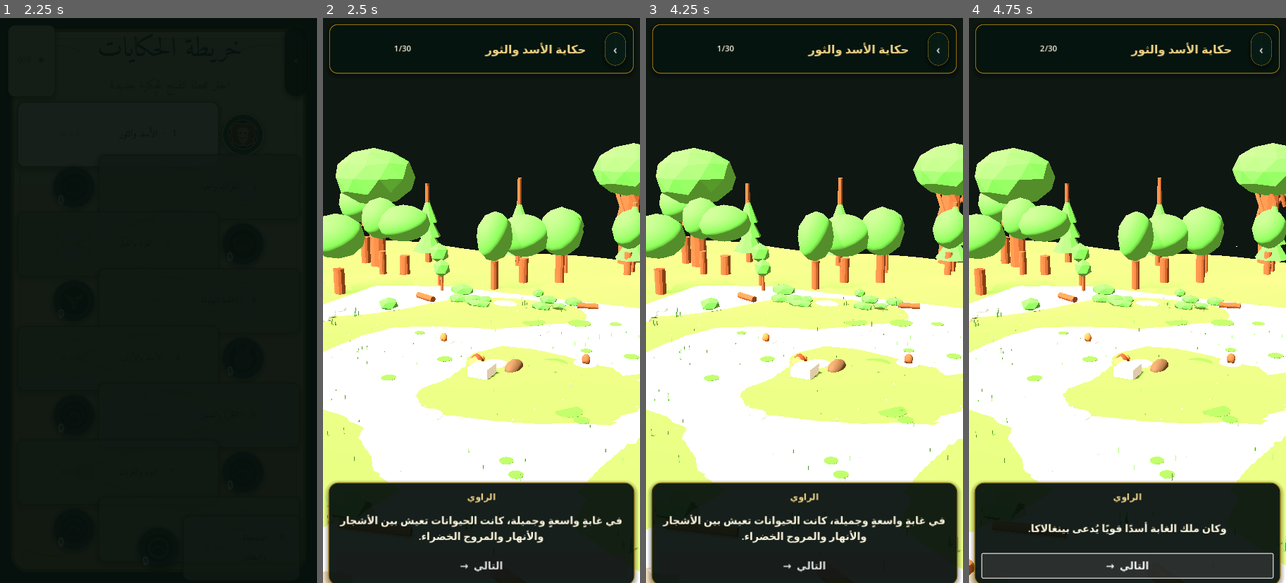
Above: before the commit, frames 1-4 (left to right).
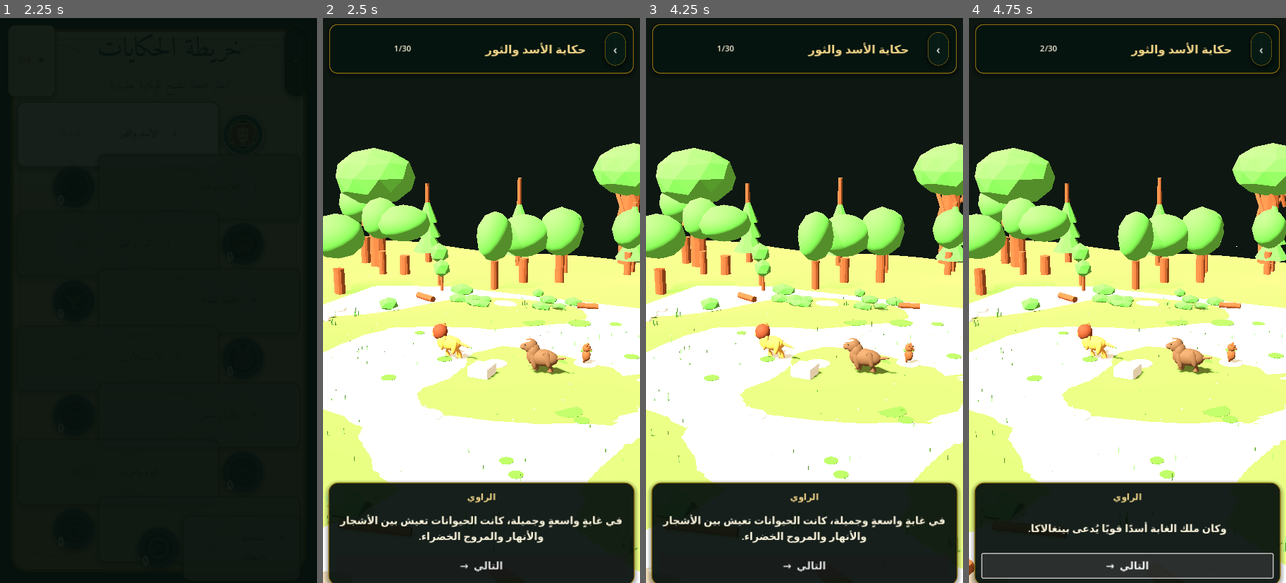
Above: after the commit, the same moments.

Repository: bdssmdkacem-dot/Kalila-Dimna
Game: Godot game, scene res://scenes/main_menu.tscn
Two runs of this game, one before a commit and one after it. Both use one fixed random seed, a clock stepped at 60 frames per second and the inputs below.
Inputs (mouse positions are in pixels of both pictures, inside the frame that each line leads up to):
- Up to frame 1 (2.25 s): click "⚙" at 0.5 s; click "▤" at 1.25 s; click (244, 136) at 2 s
- Up to frame 2 (2.5 s): no input
- Up to frame 3 (4.25 s): click "‹" at 2.75 s; click (890, 136) at 3.5 s
- Up to frame 4 (4.75 s): click "التالي →" at 4.25 s

Frame 1 is identical in both runs. In frame 2, 1.2% of the frame differs, in the area x 0-100%, y 28-98%; in frame 3, 1.3%, in the area x 0-100%, y 27-98%; in frame 4, 1.3%.

Commit message:
Add narration-driven character animation to Lion and Bull scene

Diff:
--- a/scenes/scene01_3d.gd
+++ b/scenes/scene01_3d.gd
@@ -26,6 +26,8 @@
 var startup_guard: CanvasLayer
 var startup_message: Label
 var startup_button: Button
+var animation_players: Array[AnimationPlayer] = []
+var active_character_tween: Tween
 
 func _ready() -> void:
 	_create_startup_guard()
@@ -44,6 +46,7 @@
 	if not camera_ready:
 		return
 	_build_overlay()
+	_cache_animation_players(glb_root)
 	if segments.is_empty():
 		dialogue_label.text = "تعذّر العثور على مقاطع هذه الحكاية."
 		next_button.text = "العودة إلى الخريطة"
@@ -221,6 +224,58 @@
 		"bull": return "الثور · سانجيفاكا"
 		_: return "الراوي"
 
+func _cache_animation_players(root: Node) -> void:
+	animation_players.clear()
+	for node in root.find_children("*", "AnimationPlayer", true, false):
+		var player := node as AnimationPlayer
+		if player:
+			animation_players.append(player)
+
+func _play_character_animation(seg: Dictionary) -> void:
+	if animation_players.is_empty():
+		return
+	var speaker := String(seg.get("speaker", "")).to_lower()
+	var scene_data: Dictionary = seg.get("scene", {})
+	var requested := String(scene_data.get("animation", "")).to_lower()
+	var preferred: Array[String] = []
+	if requested != "":
+		preferred.append(requested)
+	if speaker == "lion":
+		preferred.append_array(["lion_talk", "lion_talking", "lion_idle", "idle_lion"])
+	elif speaker == "bull":
+		preferred.append_array(["bull_talk", "bull_talking", "bull_idle", "idle_bull"])
+	preferred.append_array(["talk", "talking", "idle"])
+	for player in animation_players:
+		var library := player.get_animation_library("")
+		if library == null:
+			continue
+		var names := library.get_animation_list()
+		var selected := ""
+		for wanted in preferred:
+			for animation_name in names:
+				if String(animation_name).to_lower() == wanted:
+					selected = animation_name
+					break
+			if selected != "":
+				break
+		if selected == "":
+			for animation_name in names:
+				var lower := String(animation_name).to_lower()
+				if speaker != "" and lower.contains(speaker) and (lower.contains("talk") or lower.contains("idle")):
+					selected = animation_name
+					break
+		if selected == "":
+			for animation_name in names:
+				var lower := String(animation_name).to_lower()
+				if lower.contains("idle") or lower.contains("talk"):
+					selected = animation_name
+					break
+		if selected != "":
+			if player.current_animation != selected:
+				player.play(selected, -1.0, 1.0, false)
+			else:
+				player.play(selected)
+
 func _voice_path(index: int) -> String:
 	return "%s%s_%02d.ogg" % [VOICE_DIR, String(story.get("id", "lion_bull")), index + 1]
 
@@ -253,6 +308,7 @@
 				break
 	# Set the camera motion only after the current audio stream is known.
 	_apply_cinematic_shot(seg)
+	_play_character_animation(seg)
 	if loaded_voice:
 		audio.play()
 		return
@@ -295,7 +351,10 @@
 	camera_tween.tween_property(camera, "position", target_position, 0.7)
 	camera_tween.tween_property(camera, "rotation", target_rotation, 0.7)
 
-	# Keep a subtle scene movement for the duration of the narration line.
+	# Add a restrained cinematic body sway when the imported asset has no usable animation.
+	# This is deliberately tiny so the camera remains the main storytelling motion.
+	if active_character_tween and active_character_tween.is_running():
+		active_character_tween.kill()
 	if scene_tween and scene_tween.is_running():
 		scene_tween.kill()
 	var duration := 2.5
@@ -304,6 +363,9 @@
 	else:
 		duration = maxf(2.0, String(seg.get("text", "")).length() * FALLBACK_SECONDS_PER_CHAR)
 	var base_rotation := glb_root.rotation.y
+	active_character_tween = create_tween()
+	active_character_tween.tween_property(glb_root, "rotation:y", base_rotation + (0.006 if speaker == "lion" else -0.006), duration * 0.5).set_trans(Tween.TRANS_SINE)
+	active_character_tween.tween_property(glb_root, "rotation:y", base_rotation, duration * 0.5).set_trans(Tween.TRANS_SINE)
 	scene_tween = create_tween()
 	scene_tween.tween_property(glb_root, "rotation:y", base_rotation + 0.012, duration * 0.5).set_trans(Tween.TRANS_SINE)
 	scene_tween.tween_property(glb_root, "rotation:y", base_rotation, duration * 0.5).set_trans(Tween.TRANS_SINE)
